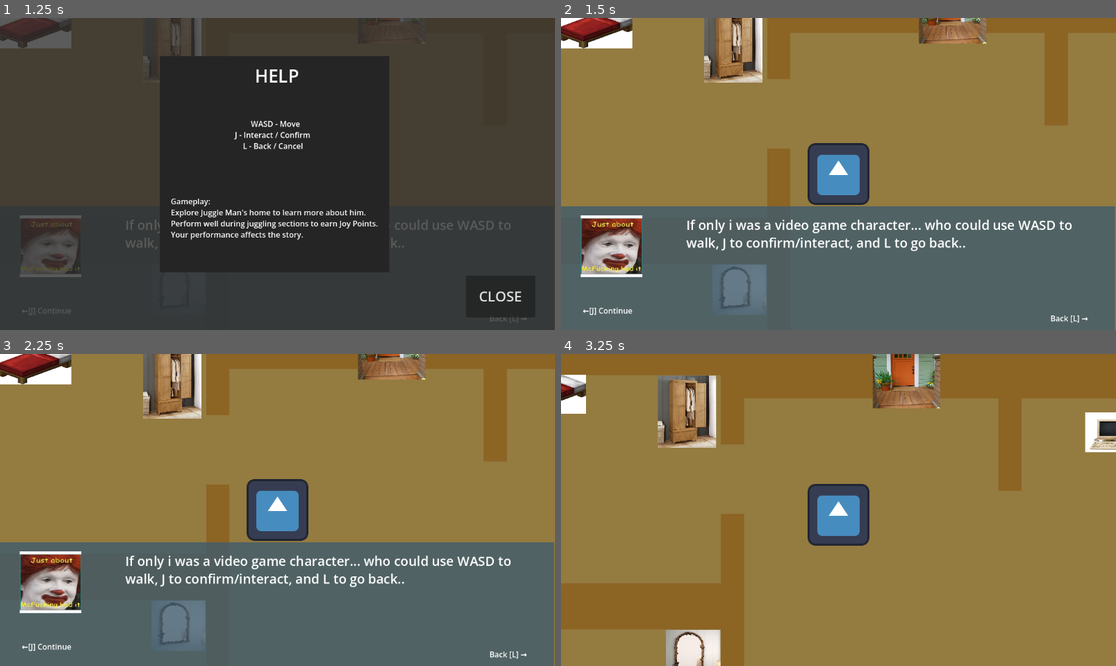
Above: before the commit, frames 1-4 (two rows, left to right).
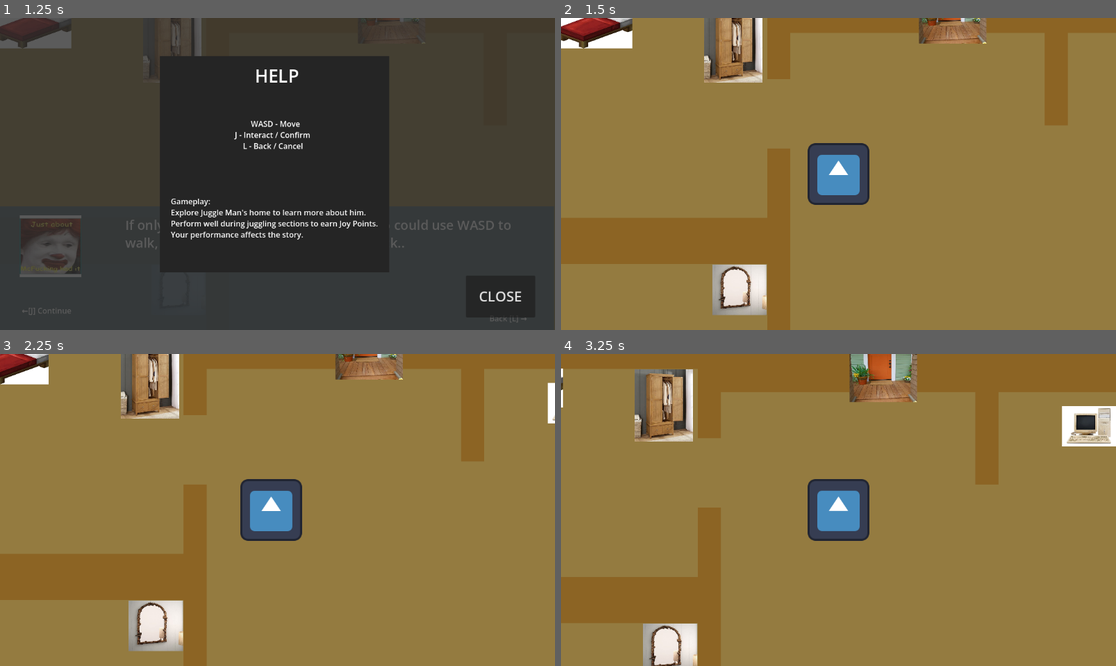
Above: after the commit, the same moments.

Repository: Isabelle1909/JuggleManMania
Game: Godot game, scene res://scenes/juggling_level/juggling_scene.tscn
Two runs of this game, one before a commit and one after it. Both use one fixed random seed, a clock stepped at 60 frames per second and the inputs below. This scene is started directly instead of the project's main scene. The engine's default icon, where the game draws it, is replaced by a stand-in: a white triangle on a blue panel in a dark square.
Inputs:
- Up to frame 1 (1.25 s): hold D (move_right) from 0.53 s (still down); tap J (interact) at 0.6 s
- Up to frame 2 (1.5 s): release D (move_right) at 1.28 s; hold L (back) from 1.28 s (still down); tap J (interact) at 1.35 s
- Up to frame 3 (2.25 s): tap Enter at 2 s; release L (back) at 2.03 s; hold D (move_right) from 2.03 s (still down); tap T (test input 1) at 2.1 s
- Up to frame 4 (3.25 s): tap J (interact) at 2.3, 2.85 s; release D (move_right) at 2.78 s; hold Up (ui_up) from 2.78 s (still down)

Frame 1 is identical in both runs. In frame 2, 40% of the frame differs, in the area x 0-100%, y 60-100%; in frame 3, 50%, in the area x 0-100%, y 0-100%; in frame 4, 18%.

Commit message:
score_screen

Diff:
--- a/juggle-man-mania-project/scenes/juggling_level/juggling_scene.tscn
+++ b/juggle-man-mania-project/scenes/juggling_level/juggling_scene.tscn
@@ -53,7 +53,7 @@
 collision_mask = 96
 
 [node name="CollisionPolygon2D" type="CollisionPolygon2D" parent="Boundaries/out_bound_detector" unique_id=540565830]
-polygon = PackedVector2Array(-318, -23, -398, 742, 1535, 733, 1461, -32, 1406, -39, 1450, 666, -190, 671, -213, -36)
+polygon = PackedVector2Array(-203, -38, -267, 674, -273, 777, 1300, 749, 1302, 644, 1373, -35, 1195, -23, 1184, 644, -14, 666, -38, -46)
 
 [node name="score_display" type="Panel" parent="." unique_id=693193099]
 offset_left = 861.0
--- a/juggle-man-mania-project/scripts/UI/title_screen.gd
+++ b/juggle-man-mania-project/scripts/UI/title_screen.gd
@@ -3,4 +3,4 @@
 
 
 func _on_button_new_game_pressed() -> void:
-	SystemManager.open_house(0)
+	SystemManager.open_house(0,0)
--- a/juggle-man-mania-project/scripts/global/system_manager.gd
+++ b/juggle-man-mania-project/scripts/global/system_manager.gd
@@ -6,6 +6,8 @@
 
 var current_jp = 0
 var total_jp = 0
+var last_score
+var last_bonus_1
 
 var house_level = load("res://scenes/house_level/house.tscn")
 var juggle_level = load("res://scenes/juggling_level/juggling_scene.tscn")
@@ -26,6 +28,7 @@
 		time = "evening"
 	else:
 		time = "morning"
+		#increment_day()
 
 func increment_day():
 	day += 1
@@ -39,6 +42,10 @@
 	print("house pos ", house_position)
 	get_tree().change_scene_to_packed(juggle_level)
 
-func open_house(juggle_score):
-	update_scores(juggle_score)
+func open_house(juggle_score,items_left):
+	increment_time()
+	last_score = juggle_score
+	last_bonus_1 = items_left * 10
+	update_scores(last_score)
+	update_scores(last_bonus_1)
 	get_tree().change_scene_to_packed(house_level)
--- a/juggle-man-mania-project/scripts/house_level/house.gd
+++ b/juggle-man-mania-project/scripts/house_level/house.gd
@@ -26,7 +26,15 @@
 	if SystemManager.house_position != null:
 		text_box.visible = false
 		help_menu.visible = false
-		result_scr.visible = true
+		results_screen(SystemManager.last_score,SystemManager.last_bonus_1)
 		player.position = SystemManager.house_position
 	else:
 		print("house_pos ", SystemManager.house_position)
+
+
+func results_screen(score,bonus_1):
+	result_scr.visible = true
+	var sc = result_scr.get_node("Panel/Label_ScoreNumber")
+	var bs1 = result_scr.get_node("Panel/VBoxContainer_Right/Label_Item1")
+	sc.text = str(score)
+	bs1.text = str(bonus_1)
--- a/juggle-man-mania-project/scripts/house_level/player.gd
+++ b/juggle-man-mania-project/scripts/house_level/player.gd
@@ -31,7 +31,9 @@
 			item_near = facing_ray.get_collider().name
 
 	if Input.is_action_just_pressed("interact"):
-		if TextManager.hm.visible:
+		if TextManager.rs.visible:
+			TextManager.rs.visible = false
+		elif TextManager.hm.visible:
 			TextManager.hm.visible = false
 		elif TextManager.tb.visible :
 			TextManager.close_text(item_near)
@@ -45,6 +47,12 @@
 			disabled = true
 			TextManager.display_text(item_near)
 
+	if Input.is_action_just_pressed("back"):
+		if TextManager.rs.visible:
+			TextManager.rs.visible = false
+		elif TextManager.hm.visible:
+			TextManager.hm.visible = false
+
 
 func _move(dir: Vector2):
 	global_position += dir * tile_size
--- a/juggle-man-mania-project/scripts/juggling_level/juggling_playerMovement.gd
+++ b/juggle-man-mania-project/scripts/juggling_level/juggling_playerMovement.gd
@@ -15,7 +15,7 @@
 var late_right_zone = []
 
 #how much force the balls are hit up with depending on timing
-var early_impulse = Vector2(0,-400)
+var early_impulse = Vector2(0,-300)
 var perfect_impulse = Vector2(0,-200)
 var late_impulse = Vector2(0,-50)
 
--- a/juggle-man-mania-project/scripts/juggling_level/juggling_scene.gd
+++ b/juggle-man-mania-project/scripts/juggling_level/juggling_scene.gd
@@ -20,7 +20,7 @@
 	if timer > 0 && active_juggling_items.size() > 0:
 		timer -= delta
 	else:
-		SystemManager.open_house(score)
+		SystemManager.open_house(score,active_juggling_items.size())
 		finish = true
 		print("TIMEOUT")
 
Not shown: 1 places in juggle-man-mania-project/scenes/ui_scenes/ResultsScreenUI.tscn that only renumber resources
